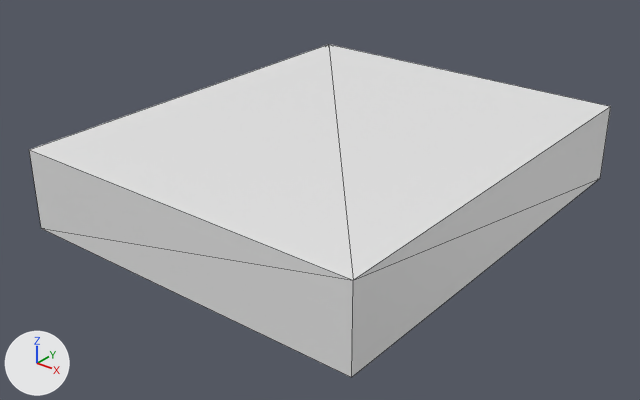
The glTF model Model3d/glb/C04-00441A.glb as it was, and as the next commit left it.
Rendered twice from a camera (50 mm lens) standing at (0.00275, -0.00171, 0.0016) and looking at (0.00076, 0.00078, 0.00006). Lighting does not change. The marker at lower left points along +X, +Y and +Z. The picture after the commit comes second. Mesh edges are drawn as thin lines. Where no turn or scale is listed for an object, it has been applied to the vertices. Vertices at exactly the same position are counted once.

Objects in the first picture: 'OpenSCAD Model'.
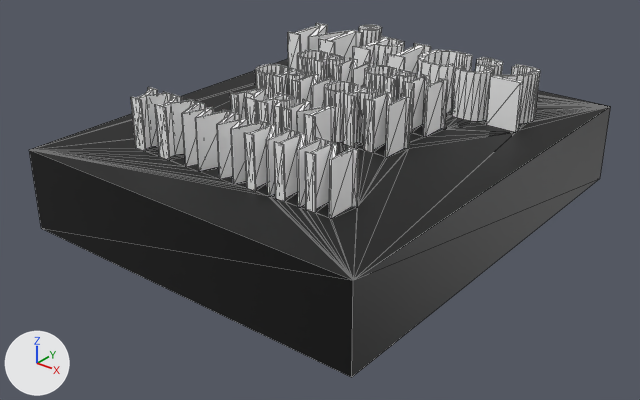
Pixel boxes (x1, y1, x2, y2) of what changed, in the pictures (640 x 400 px):
'OpenSCAD Model', reshaped (6% taller): before (29, 44, 611, 377); after (29, 23, 611, 377)
part 1 of me_openscad_model, added: after (29, 23, 611, 280)
part 2 of me_openscad_model, recoloured (white to black): (29, 107, 611, 377) in both

What the commit changed:
Material 'Color 1' (mat_color_1) is new.
Its base color is (0.0, 0.0, 0.0) (black #000000).
Material 'Color 2' (mat_color_2) is new.
Its base color is (1.0, 1.0, 1.0) (white #ffffff).
me_openscad_model is used by ob_openscad_model.
me_openscad_model had 8 vertices, 12 faces and spanned x 0.0..0.0015, y 0.0..0.0018, z 0.0..0.00033.
me_openscad_model now has 1519 vertices, 3034 faces and spans x 0.0..0.0015, y 0.0..0.0018, z 0.0..0.00053.
me_openscad_model part 1: 1511 vertices added at x 0.00017..0.00133, y 0.00025..0.00164, z 0.00033..0.00053.
me_openscad_model part 2: 10 faces spanning x 0.0..0.0015, y 0.0..0.0018, z 0.0..0.00033 switch from no material to mat_color_1 (black #000000).
me_openscad_model gains material mat_color_2 (white #ffffff).
